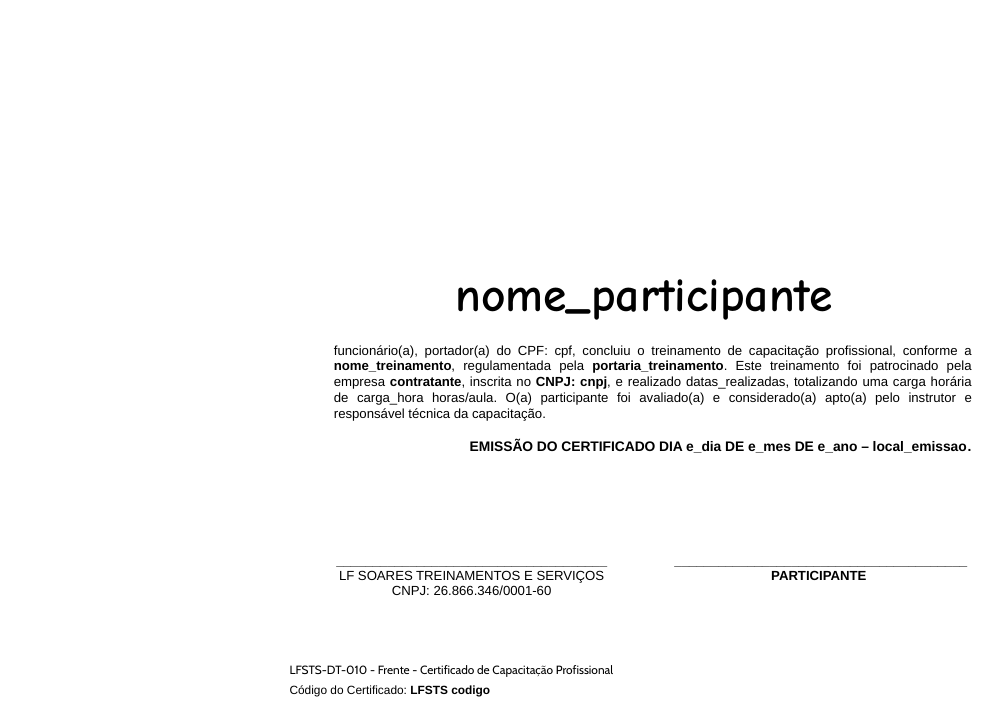
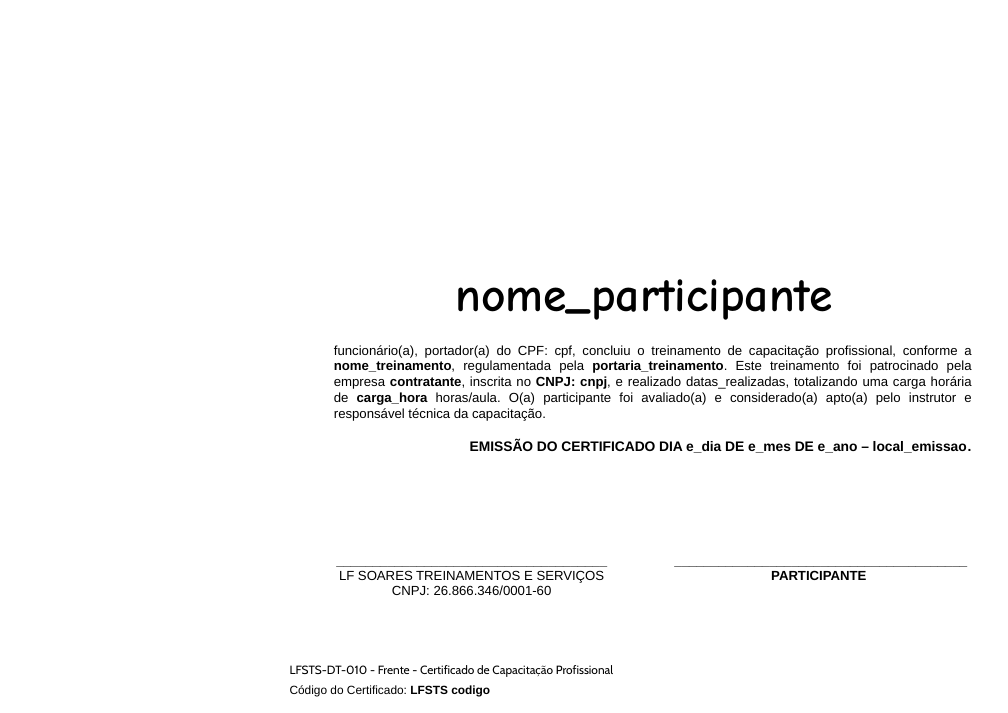
Before and after one commit to Programateca/lfsoares-front, a slide deck: slide 1 of public/templates/frente.pptx. Drawn at 1008x713 pixels with LibreOffice and Linux fonts; fonts in the diff are those of the drawing; background and template pictures are left out. Boxes give left, top, right and bottom in pixels: in the first picture for what was removed or moved away, otherwise in the second. Text is boxed around its words. In the diff, an @@ line names an element or a change of style, - is before the commit and + after.

Commit message:
fix: update frente.pptx template for improved layout and design

```diff
--- a/public/templates/frente.pptx
+++ b/public/templates/frente.pptx
@@ text at (334, 345, 972, 421): bold on in "carga_hora" @@
```
